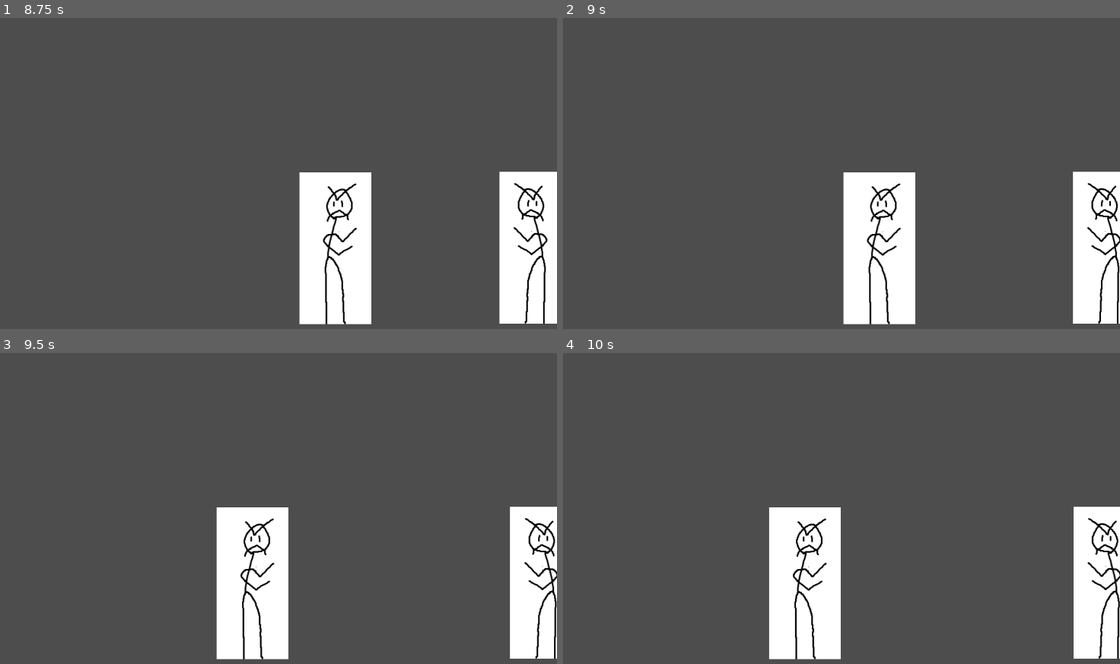
Above: before the commit, frames 1-4 (two rows, left to right).
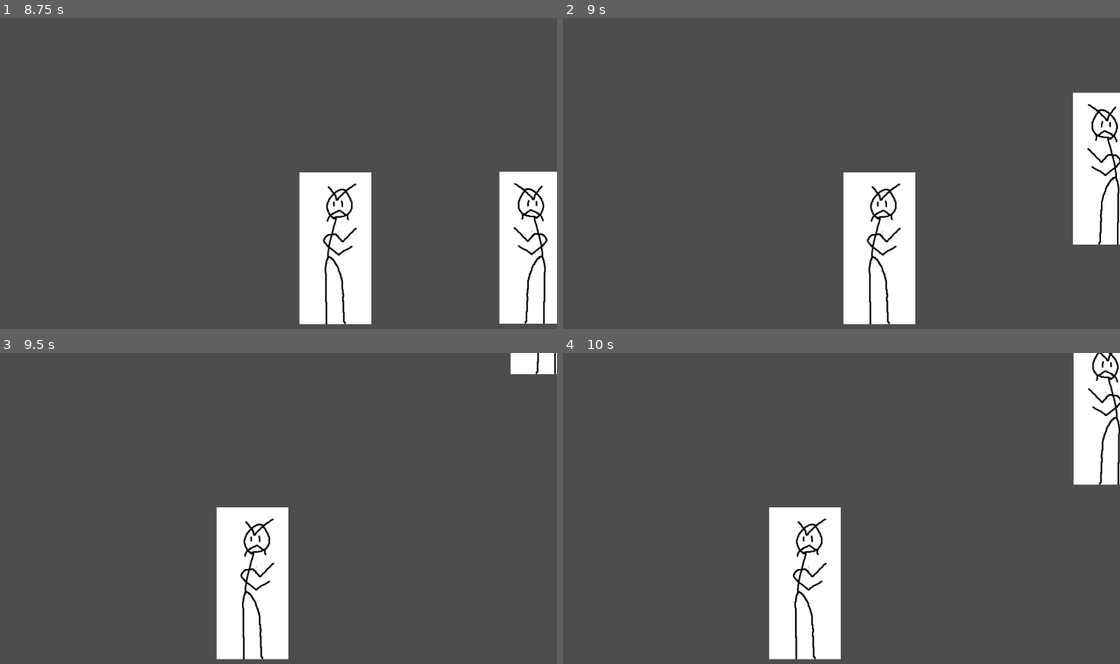
Above: after the commit, the same moments.

Repository: MichaelRatel/Fighting-Game-IEEE
Game: Godot game, scene res://main_scene.tscn
The game is run twice, just before and just after one commit, with the same random seed, the same clock (stepped at 60 frames per second) and the same inputs.
Inputs:
- Up to frame 1 (8.75 s): tap Enter at 0.5, 3.5, 7.25 s; hold D (player1_right) 0.53-1.28 s; hold U (player1_a) 0.53-1.28 s; hold S (player1_down) 1.28-2.03 s; tap I (player1_b) at 1.35 s; tap Space at 2, 5.75 s; hold D (player1_right) 2.03-2.78 s; hold O (player1_c) 2.03-2.78 s; hold W (player1_up) 2.78-3.53 s; tap J (player1_d) at 2.85 s; hold P (player2_a) 3.53-4.28 s; hold A (player1_left) 3.53-5.03 s; tap [ (player2_b) at 4.35 s; hold S (player1_down) 5.03-5.78 s; hold ] (player2_c) 5.03-5.78 s; hold D (player1_right) 5.78-6.53 s; tap , (player2_d) at 5.85 s; hold W (player1_up) 6.53-7.28 s; hold Down (player2_down) 6.53-7.28 s; hold D (player1_right) 7.28-8.03 s; tap Left (player2_left) at 7.35 s; hold S (player1_down) from 8.03 s (still down); hold Right (player2_right) from 8.03 s (still down)
- Up to frame 2 (9 s): release S (player1_down) at 8.78 s; release Right (player2_right) at 8.78 s; hold A (player1_left) from 8.78 s (still down); tap Up (player2_up) at 8.85 s
- Up to frame 3 (9.5 s): keep holding A (player1_left)
- Up to frame 4 (10 s): release A (player1_left) at 9.53 s; hold W (player1_up) from 9.53 s (still down); hold U (player1_a) from 9.53 s (still down)

Frame 1 is identical in both runs. In frame 2, 4.7% of the frame differs, in the area x 91-100%, y 23-99%; in frame 3, 4.6%; in frame 4, 7.5%, in the area x 91-100%, y 0-99%.

Commit message:
Added a Neutral Jump
Neutral Jump added! This didnt take nearly as long as most of the other features. I've become much more familiar with Godot so now it shouldn't take as long to add most things now.

Diff:
--- a/characters/all_rounder/scripts/idle_state.gd
+++ b/characters/all_rounder/scripts/idle_state.gd
@@ -15,3 +15,6 @@
 # When moving away from the opponent, change state to a backwalk (blocking!)
 func move_backwards():
 	change_state.call("backwalk")
+
+func neutral_jump():
+	change_state.call("neutraljump")
--- /dev/null
+++ b/characters/all_rounder/scripts/neutral_jump_state.gd
@@ -0,0 +1,20 @@
+extends State
+
+class_name NeutralJumpState
+
+# Called when the node enters the scene tree for the first time.
+func _ready():
+	persistent_state.player.velocity.y -= persistent_state.jumpHeight
+
+
+
+# Called every frame. 'delta' is the elapsed time since the previous frame.
+func _process(delta):
+	persistent_state.player.move_and_slide()
+
+	persistent_state.player.velocity.y += persistent_state.gravity
+	if(persistent_state.player.position.y >= -140):
+		persistent_state.player.velocity.y = 0
+		persistent_state.player.position.y = -140
+		change_state.call("idle")
+	pass
--- a/characters/all_rounder/scripts/persistent_state.gd
+++ b/characters/all_rounder/scripts/persistent_state.gd
@@ -8,7 +8,9 @@
 #for now it works. Allows the speed to be modified from the inspector
 @export var forwardWalkSpeed : float = 360.0
 @export var backwardWalkSpeed : float = 240.0
-
+@export var gravity : float = 20
+#not actually the jump height, its the velocity the jump first starts at, raising it increases the jump height. i dont have the courage to call it jump force
+@export var jumpHeight : float = 800
 #Allows us to get information on the opponent, just set through the inspector
 #for now, should probably get a full constructor when characters are spawned in
 #through code. Used now for direction flipping
@@ -103,6 +105,9 @@
 func move_backwards():
 	state.move_backwards()
 
+func neutral_jump():
+	state.neutral_jump()
+
 # Switches direction of player character
 func _flip_direction():
 	shouldFlip = not shouldFlip
--- a/characters/all_rounder/scripts/state.gd
+++ b/characters/all_rounder/scripts/state.gd
@@ -26,6 +26,8 @@
 	pass
 func check_movement_keys():
 	pass
+func neutral_jump():
+	pass
 
 # Called when the node enters the scene tree for the first time.
 func _ready():
--- a/characters/all_rounder/scripts/state_factory.gd
+++ b/characters/all_rounder/scripts/state_factory.gd
@@ -11,7 +11,8 @@
 	states = {
 		"idle": IdleState,
 		"walk": WalkState,
-		"backwalk": BackwalkState
+		"backwalk": BackwalkState,
+		"neutraljump": NeutralJumpState
 	}
 
 func get_state(state_name):
--- a/characters/all_rounder/scripts/walk_state.gd
+++ b/characters/all_rounder/scripts/walk_state.gd
@@ -6,7 +6,7 @@
 
 func _physics_process(_delta):
 	persistent_state.player.velocity.x *= friction
-	if (persistent_state.inputBuffer.slice(-1)[0].stickPosition == 5):
+	if (persistent_state.getLatest(1)[0].stickPosition == 5):
 		change_state.call("idle")
 
 func move_forward():
--- a/characters/input_handling.gd
+++ b/characters/input_handling.gd
@@ -41,6 +41,7 @@
 # The way the array is initialized also means the game takes at least 1 second to start accepting inputs, as the buffer waits to fill before
 # reading new inputs
 func _process(_delta):
+	# We call the buffer every time so it updates
 	var buffer = persistentState.inputBuffer
 	if(buffer.front() == null):
 		return
@@ -51,7 +52,9 @@
 	# Now, we can check for every type of input here, and execute a state change based on priority
 	# if we find a super input first, we super, if not, we special, attack, move, etc.
 	# exact hierarchy is in the design doc in the discord
-	print(buffer.slice(-1)[0].toString())
+	#print(buffer.slice(-1)[0].toString())
+	if(buffer.slice(-1)[0].stickPosition == 8):
+		persistentState.neutral_jump()
 	if(buffer.slice(-1)[0].stickPosition == 6):
 		persistentState.move_forward()
 	if(buffer.slice(-1)[0].stickPosition == 4):
